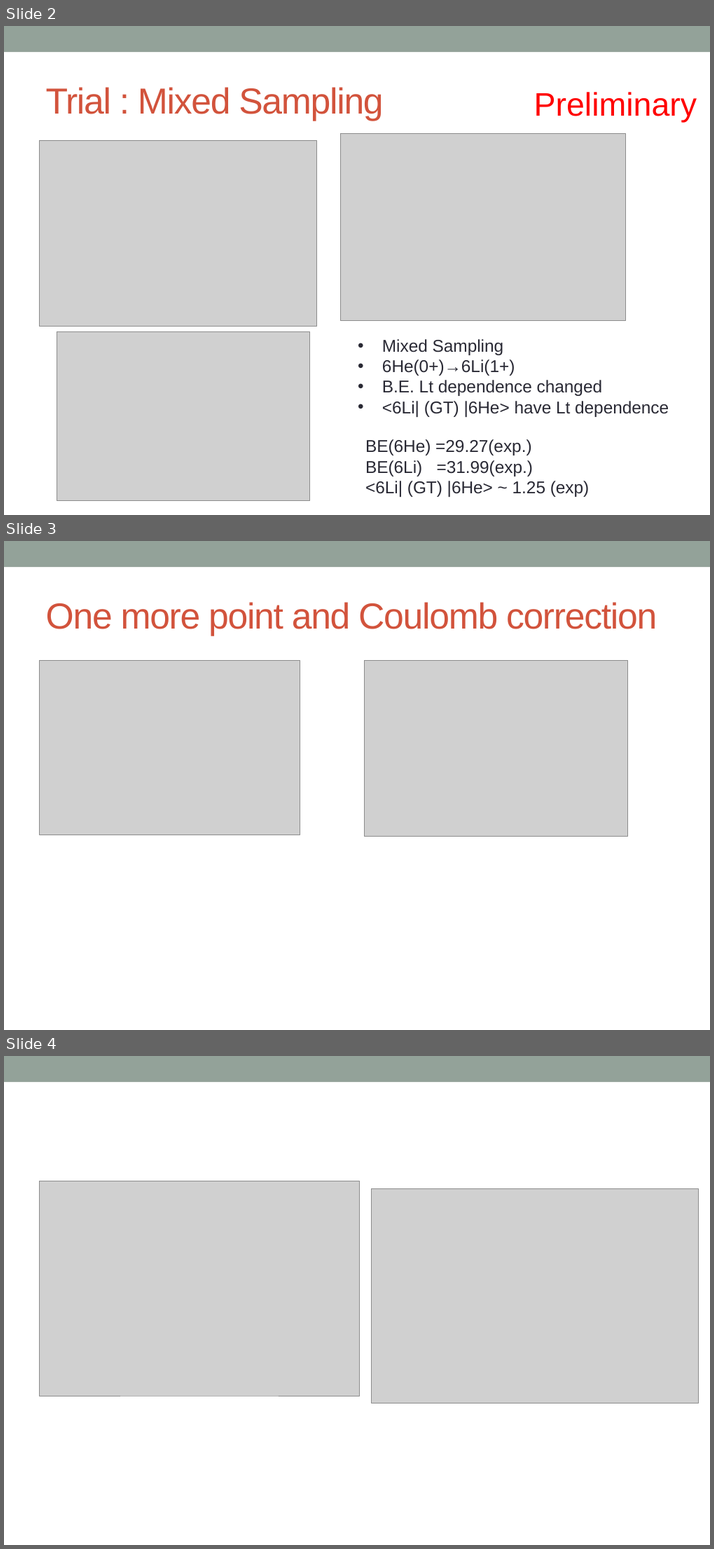
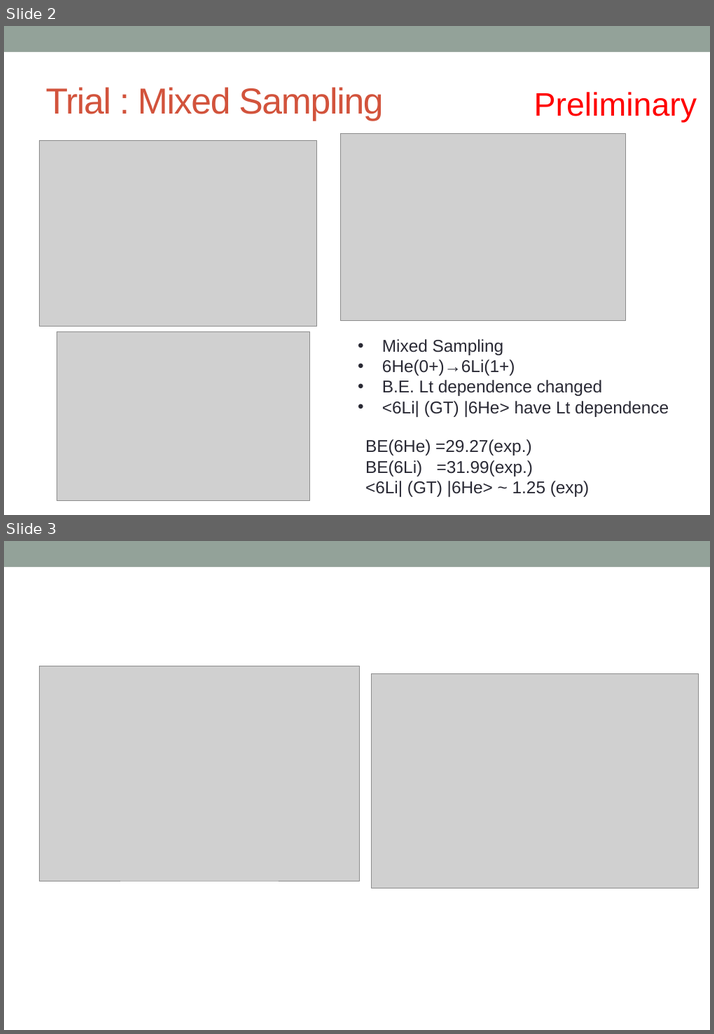
Before and after one commit to alphacentaury-github/NPSS2020, a slide deck: 20231202_zoom.pptx. Shown one above the other, each under a label of ours: slides 2, 3 and 4 before the commit, slides 2 and 3 after it. The pictures are 714x1549 and 714x1034 pixels, drawn with LibreOffice and Linux fonts; fonts in the diff are those of the drawing; grey boxes stand for pictures. Boxes give left, top, right and bottom in pixels: in the first picture for what was removed or moved away, otherwise in the second. Text is boxed around its words. In the diff, an @@ line names an element or a change of style, - is before the commit and + after.

```diff
--- a/20231202_zoom.pptx
+++ b/20231202_zoom.pptx
@@ slide 3 removed at box(4, 541, 710, 1030), background #FFFFFF; not listed: 1 template element that a slide beside it also shows @@
@@ title removed at box(46, 602, 656, 636) @@
-One more point and Coulomb correction
@@ picture removed at box(39, 660, 300, 835) @@
@@ picture removed at box(364, 660, 628, 836) @@
@@ what was slide 4 is now slide 3 @@
```
Also in this commit, not shown: 1 slide added, 1 other slide removed.
